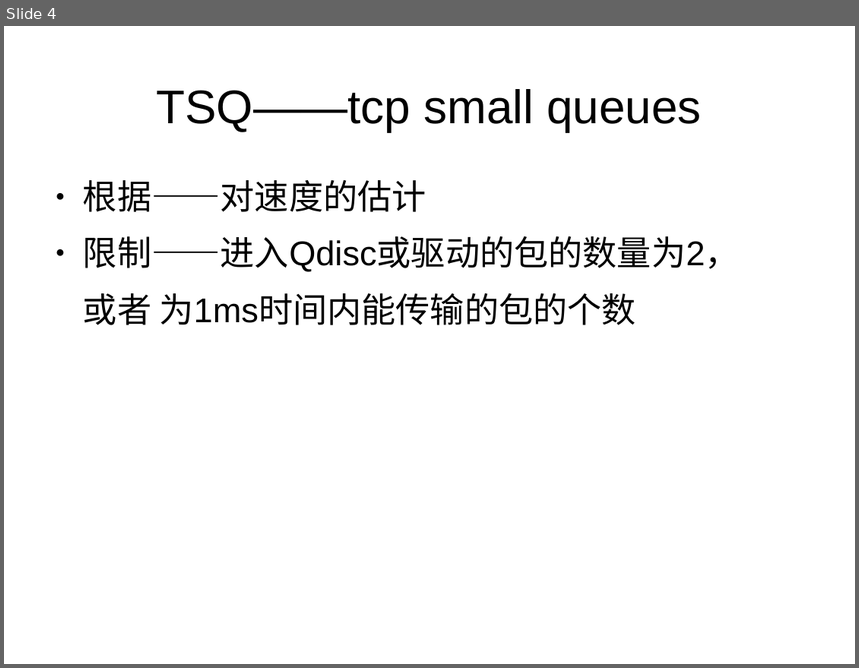
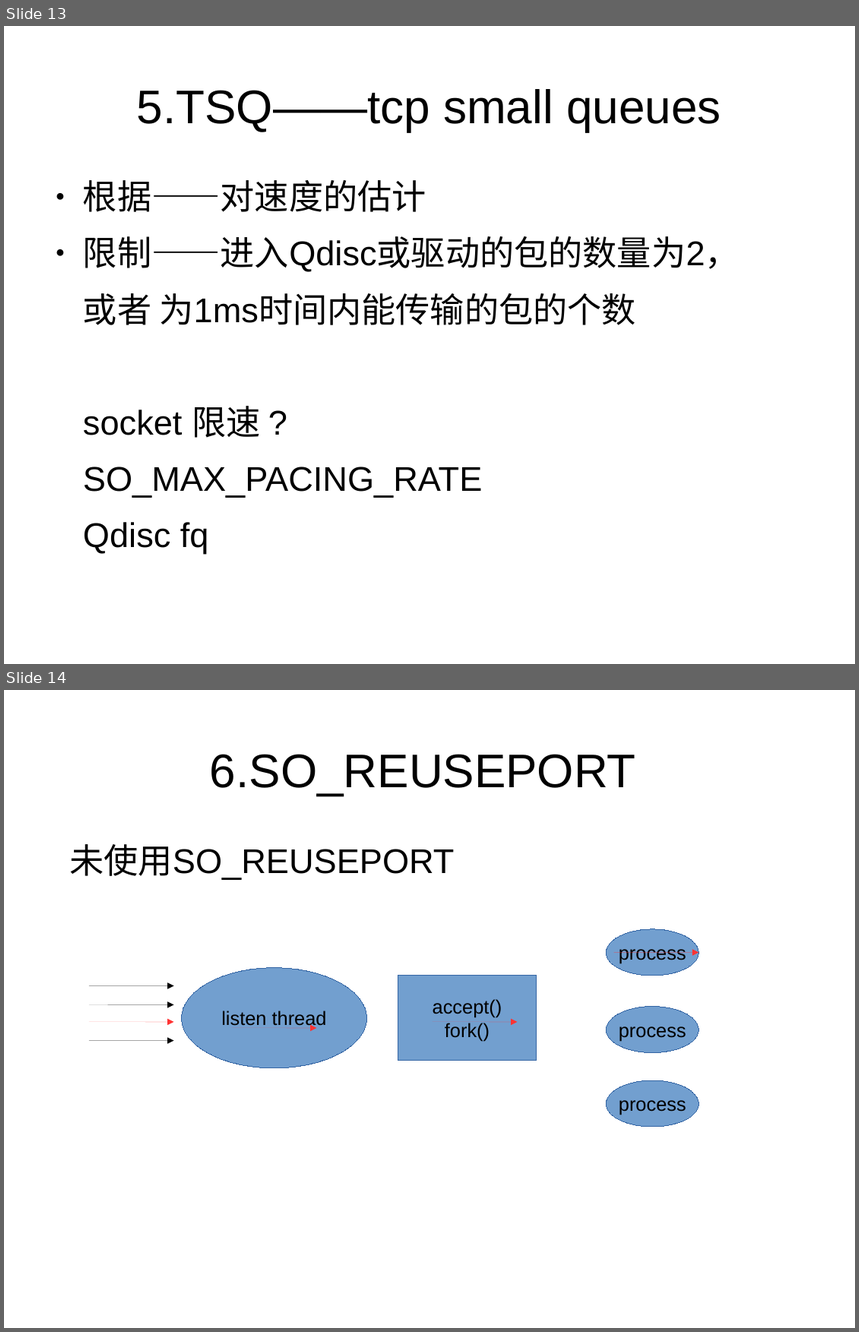
Before and after one commit to panweiping3/programming, a slide deck: tcp/my_doc/tcp_new_features.odp. Shown one above the other, each under a label of ours: slide 4 before the commit, slides 13 and 14 after it. The pictures are 859x668 and 859x1332 pixels, drawn with LibreOffice and Linux fonts; fonts in the diff are those of the drawing. Boxes give left, top, right and bottom in pixels: in the first picture for what was removed or moved away, otherwise in the second. Text is boxed around its words. In the diff, an @@ line names an element or a change of style, - is before the commit and + after.

```diff
--- a/tcp/my_doc/tcp_new_features.odp
+++ b/tcp/my_doc/tcp_new_features.odp
@@ slide 14 added at <box>4,690,855,1328</box>, background #FFFFFF @@
@@ title added at <box>210,754,636,796</box>, 44 pt, text #000000 @@
+6.SO_REUSEPORT
@@ text added at <box>69,844,454,880</box>, 32 pt, text #000000 @@
+未使用SO_REUSEPORT
@@ ellipse added at <box>607,929,699,976</box>, fill #729FCF, outline #3465A4 0 pt, 18 pt, text #000000 @@
+process
@@ arrow added from (614, 953) to (699, 953), #FF3333 0 pt @@
@@ arrow added from (89, 986) to (174, 986), #000000 0 pt @@
@@ ellipse added at <box>182,968,367,1068</box>, fill #729FCF, outline #3465A4 0 pt, 18 pt, text #000000 @@
+listen thread
@@ rectangle added at <box>398,976,537,1061</box>, fill #729FCF, outline #3465A4 0 pt, 18 pt, text #000000 @@
+accept()
+fork()
@@ arrow added from (89, 1005) to (174, 1005), #000000 0 pt @@
@@ ellipse added at <box>607,1007,699,1053</box>, fill #729FCF, outline #3465A4 0 pt, 18 pt, text #000000 @@
+process
@@ arrow added from (89, 1022) to (174, 1022), #FF3333 0 pt @@
@@ arrow added from (232, 1028) to (317, 1028), #FF3333 0 pt @@
@@ arrow added from (433, 1022) to (518, 1022), #FF3333 0 pt @@
@@ arrow added from (89, 1040) to (174, 1040), #000000 0 pt @@
@@ ellipse added at <box>607,1081,699,1127</box>, fill #729FCF, outline #3465A4 0 pt, 18 pt, text #000000 @@
+process
@@ what was slide 4 is now slide 13 @@
@@ slide 13 changed as well @@
@@ title at <box>137,89,721,132</box>: text changed @@
-TSQ——tcp small queues
+5.TSQ——tcp small queues
@@ text at <box>83,406,482,554</box>: paragraphs added @@
+socket 限速 ?
+SO_MAX_PACING_RATE
+Qdisc fq
```
Also in this commit, not shown: 3 other slides changed, 11 other slides added, 2 other files.
